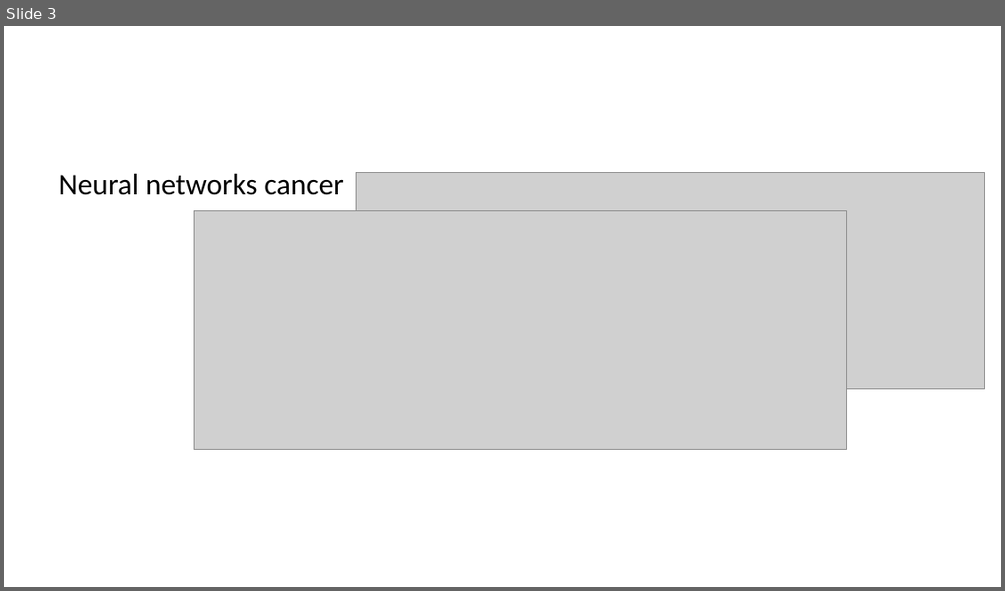
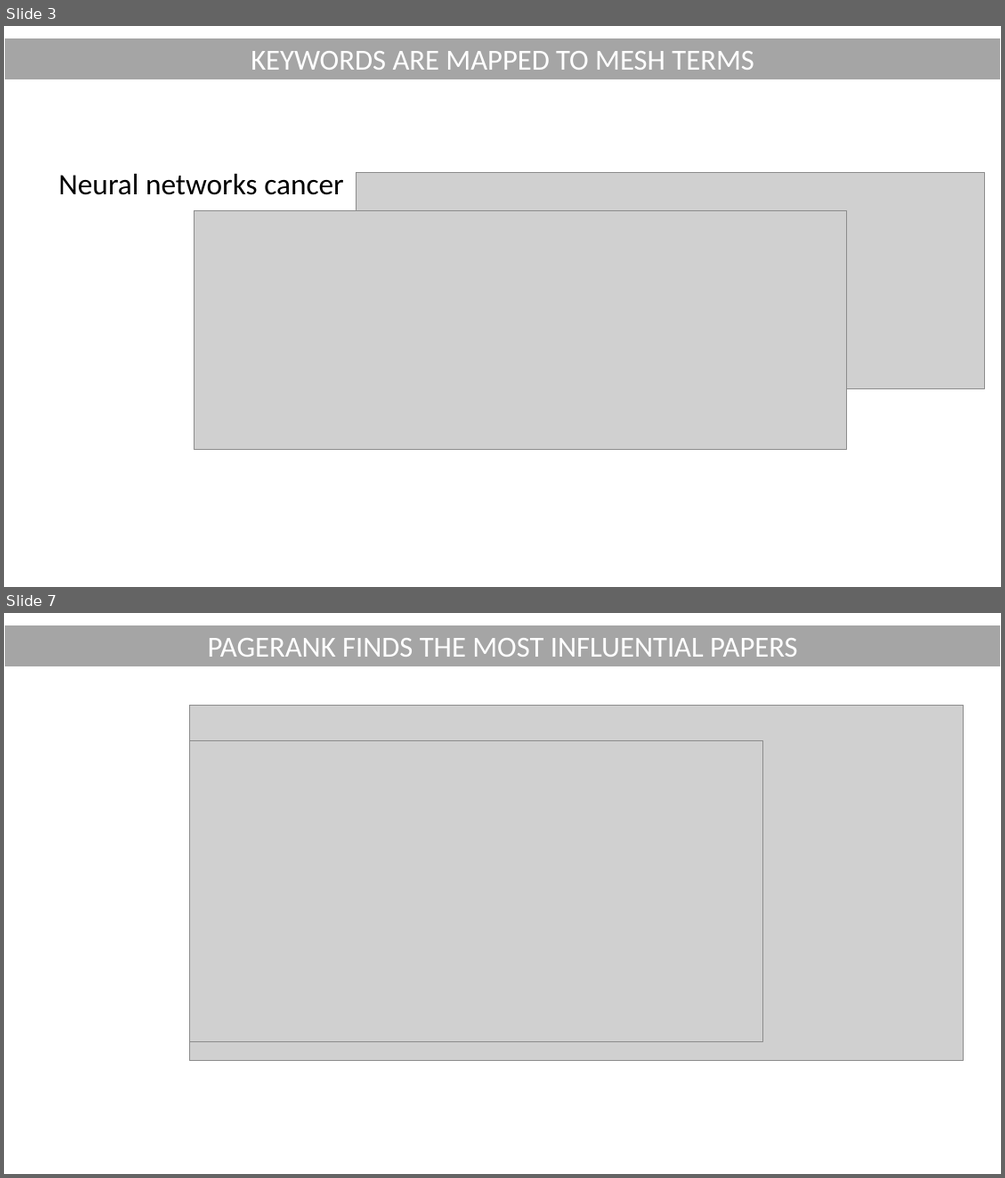
Before and after one commit to ggonzalezp/pubmedkg_recommender, a slide deck: presentation_pubmedkg.pptx. Shown one above the other, each under a label of ours: slide 3 before the commit, slides 3 and 7 after it; the slides between them are not shown. The pictures are 1005x591 and 1005x1178 pixels, drawn with LibreOffice and Linux fonts; fonts in the diff are those of the drawing; grey boxes stand for pictures. Boxes give left, top, right and bottom in pixels: in the first picture for what was removed or moved away, otherwise in the second. Text is boxed around its words. In the diff, an @@ line names an element or a change of style, - is before the commit and + after.

```diff
--- a/presentation_pubmedkg.pptx
+++ b/presentation_pubmedkg.pptx
@@ slide 7 added at (x1=4, y1=613, x2=1001, y2=1174), background #FFFFFF @@
@@ rectangle added at (x1=4, y1=625, x2=1001, y2=666), fill #A5A5A5, outline #FFFFFF 1.5 pt, 28 pt, text #FFFFFF @@
+PAGERANK FINDS THE MOST INFLUENTIAL PAPERS
@@ picture added at (x1=189, y1=705, x2=963, y2=1060) @@
@@ picture added at (x1=189, y1=741, x2=763, y2=1042) @@
@@ slide 3 changed as well @@
@@ rectangle added at (x1=4, y1=38, x2=1001, y2=79), fill #A5A5A5, outline #FFFFFF 1.5 pt, 28 pt, text #FFFFFF @@
+KEYWORDS ARE MAPPED TO MESH TERMS
```
Also in this commit, not shown: 1 other slide changed, 8 other slides added, 6 slides removed, 3 other files.
